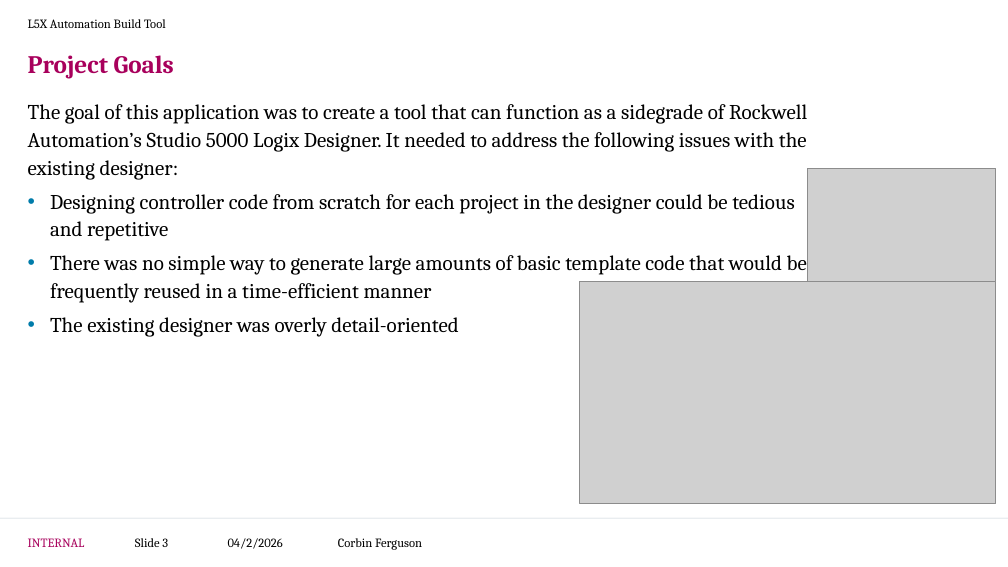
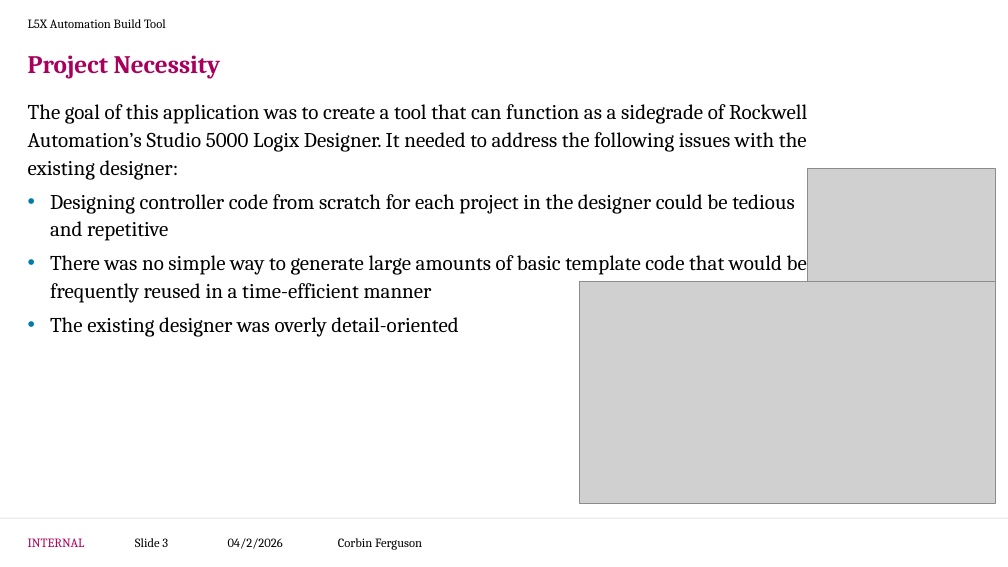
Before and after one commit to CorbinFerguson/ThesisBuildTool, a slide deck: slide 3 of Thesis Writing Documents/Project Development.pptx. Drawn at 1008x567 pixels with LibreOffice and Linux fonts; fonts in the diff are those of the drawing; grey boxes stand for pictures; background and template pictures are left out. Boxes give left, top, right and bottom in pixels: in the first picture for what was removed or moved away, otherwise in the second. Text is boxed around its words. In the diff, an @@ line names an element or a change of style, - is before the commit and + after.

```diff
--- a/Thesis Writing Documents/Project Development.pptx
+++ b/Thesis Writing Documents/Project Development.pptx
@@ title at (28,55,221,79): text changed @@
-Project Goals
+Project Necessity
```
Also in this commit, not shown: 4 other slides changed, 4 slides removed, 2 other files.
